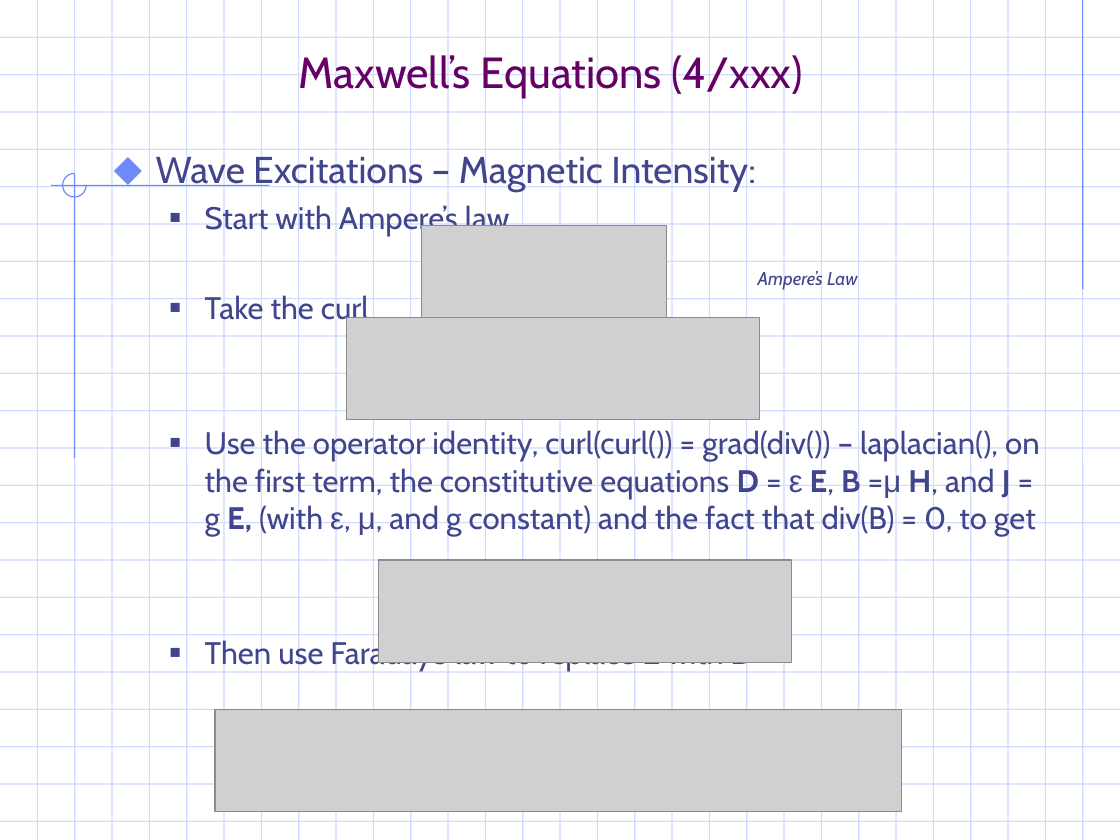
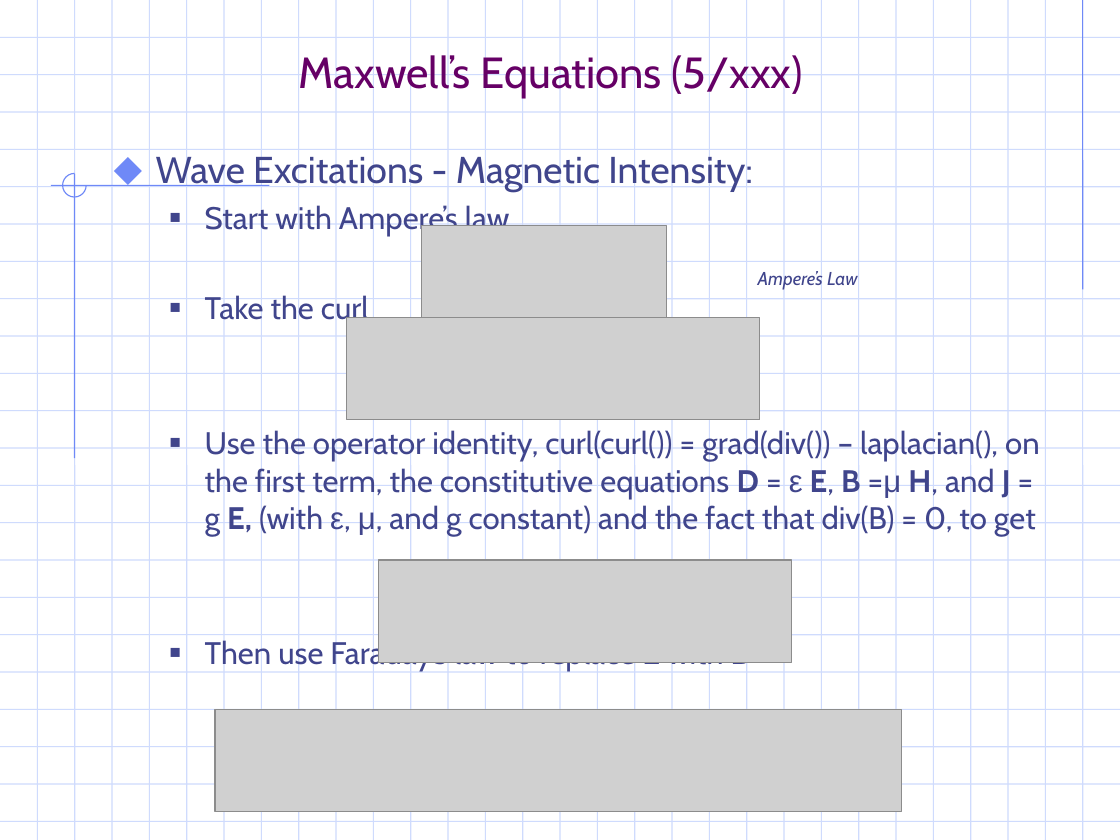
Before and after one commit to gravmath/Projects, a slide deck: slide 16 of PowerPoint/EM_notes.ppt (slide 7 before the commit). Drawn at 1120x840 pixels with LibreOffice and Linux fonts; fonts in the diff are those of the drawing; grey boxes stand for pictures; background and template pictures are left out. Boxes give left, top, right and bottom in pixels: in the first picture for what was removed or moved away, otherwise in the second. Text is boxed around its words. In the diff, an @@ line names an element or a change of style, - is before the commit and + after.

```diff
--- a/PowerPoint/EM_notes.ppt
+++ b/PowerPoint/EM_notes.ppt
@@ title at (x1=299, y1=51, x2=803, y2=98): text changed @@
-Maxwell’s Equations (4/xxx)
+Maxwell’s Equations (5/xxx)
@@ text at (x1=156, y1=151, x2=753, y2=191): text changed @@
-⬥ Wave Excitations – Magnetic Intensity:
+⬥ Wave Excitations - Magnetic Intensity:
```
Also in this commit, not shown: 7 other slides changed, 8 slides added, 11 other files.
